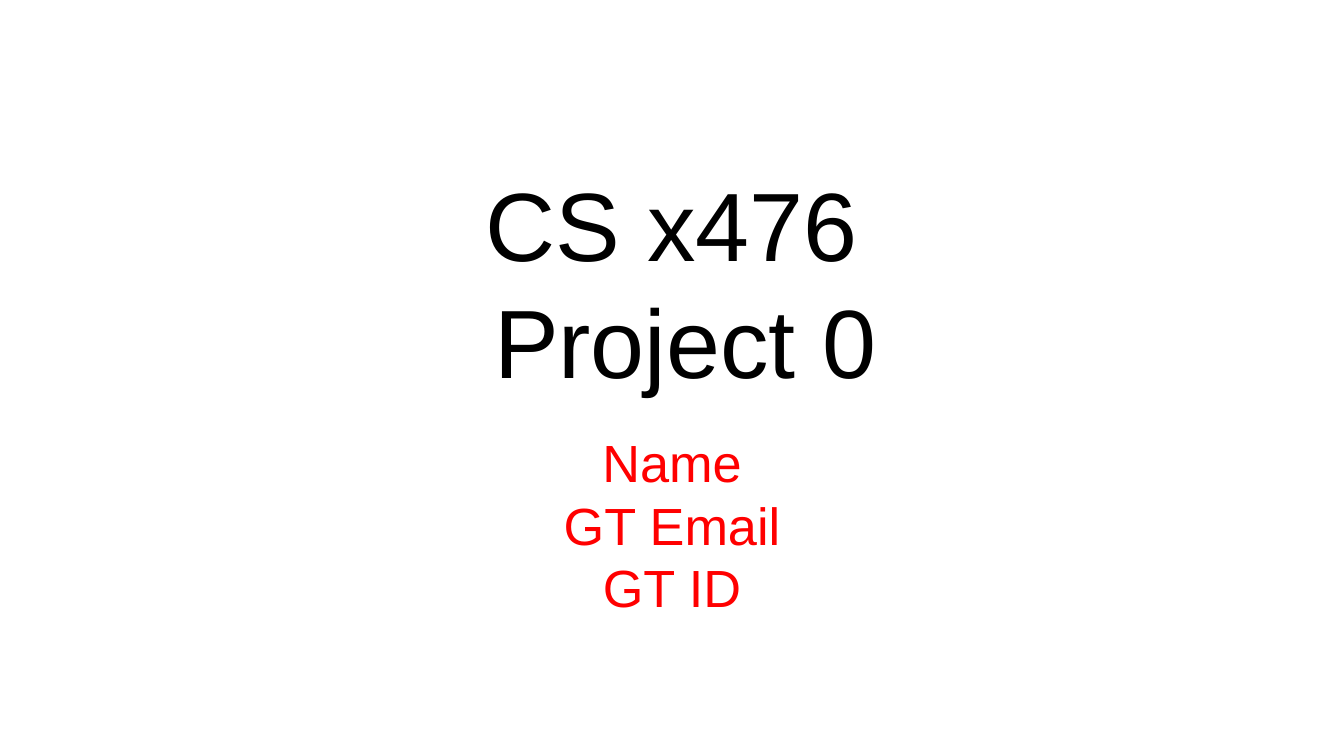
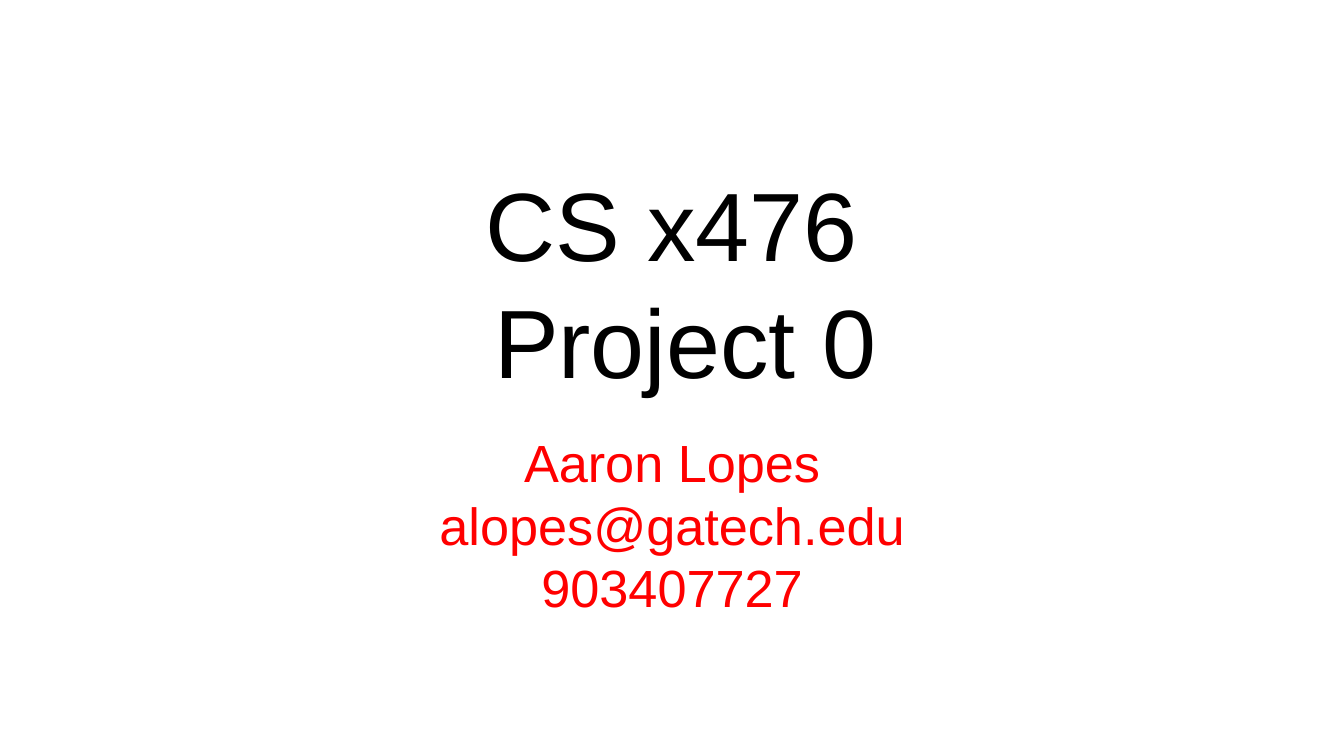
Before and after one commit to AaronLopes/vision-projs, a slide deck: slide 1 of proj0_release/proj0_template.pptx. Drawn at 1344x756 pixels with LibreOffice and Linux fonts; fonts in the diff are those of the drawing. Boxes give left, top, right and bottom in pixels: in the first picture for what was removed or moved away, otherwise in the second. Text is boxed around its words. In the diff, an @@ line names an element or a change of style, - is before the commit and + after.

```diff
--- a/proj0_release/proj0_template.pptx
+++ b/proj0_release/proj0_template.pptx
@@ subtitle at [439, 446, 904, 608]: text changed @@
-Name
-GT Email
-GT ID
+Aaron Lopes
+alopes@gatech.edu
+903407727
```
Also in this commit, not shown: 7 other slides changed, 5 other files.
